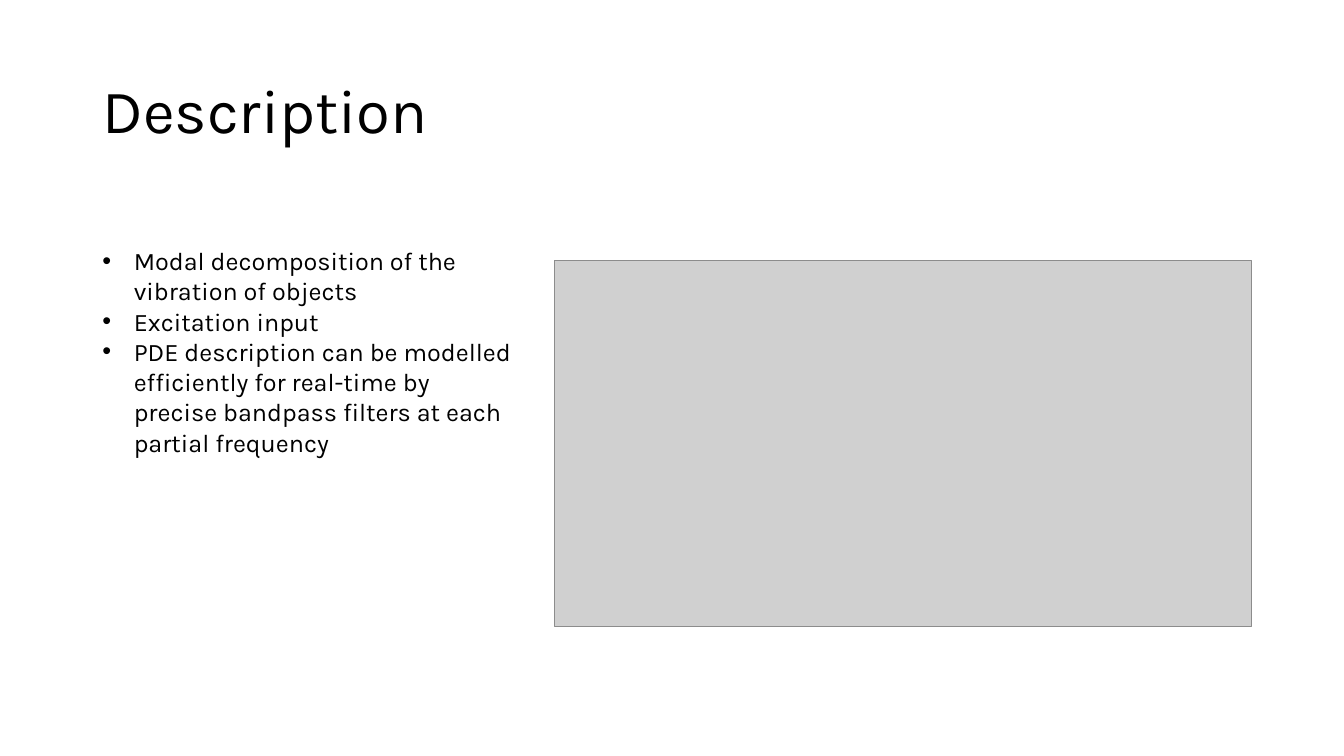
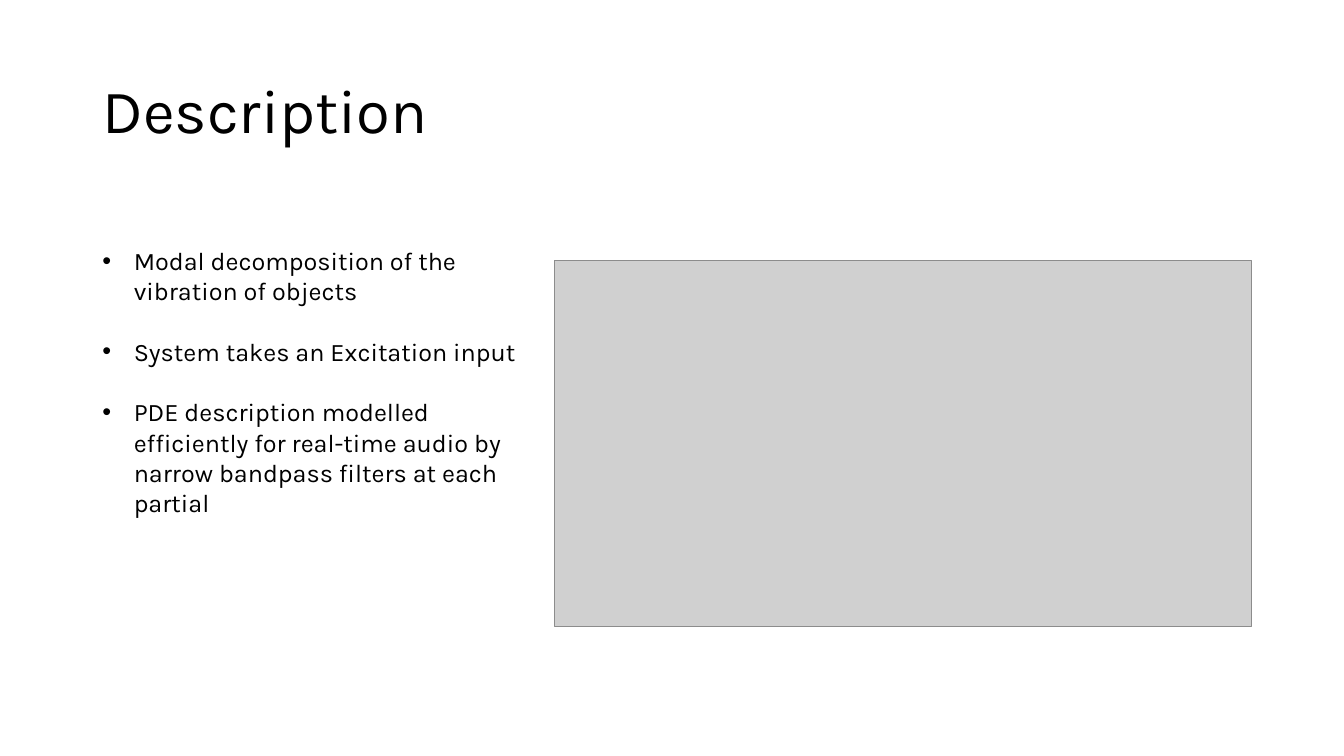
Before and after one commit to chloepxj/audio-programming-project, a slide deck: slide 2 of Demo/Audio Programming Project.pptx. Drawn at 1344x756 pixels with LibreOffice and Linux fonts; fonts in the diff are those of the drawing; grey boxes stand for pictures. Boxes give left, top, right and bottom in pixels: in the first picture for what was removed or moved away, otherwise in the second. Text is boxed around its words. In the diff, an @@ line names an element or a change of style, - is before the commit and + after.

```diff
--- a/Demo/Audio Programming Project.pptx
+++ b/Demo/Audio Programming Project.pptx
@@ text at (134, 343, 515, 518): text changed @@
-• Excitation input
-• PDE description can be modelled efficiently for real-time by precise bandpass filters at each partial frequency
+• System takes an Excitation input
+• PDE description modelled efficiently for real-time audio by narrow bandpass filters at each partial
```
Also in this commit, not shown: 4 other slides changed.
